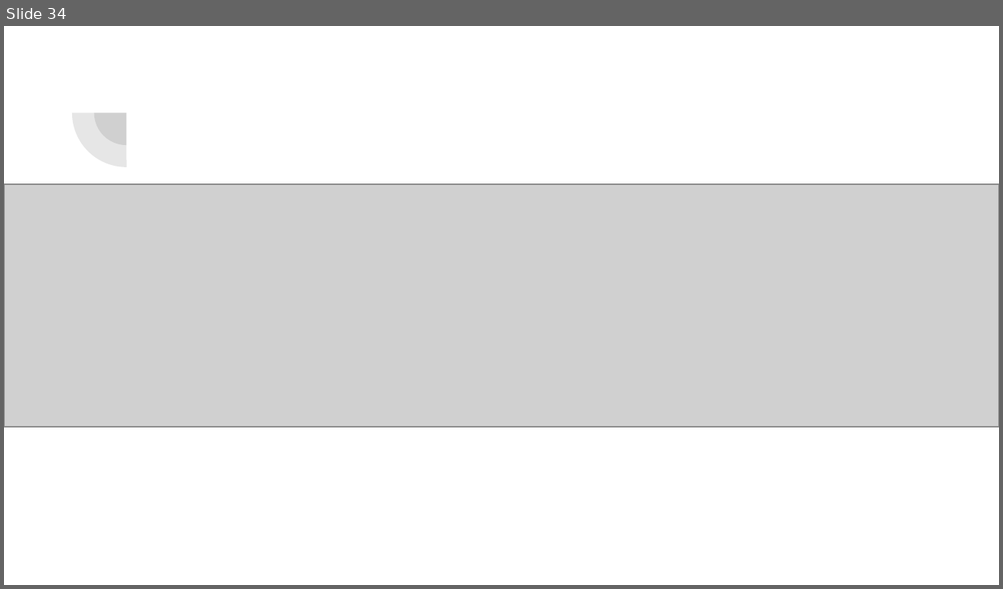
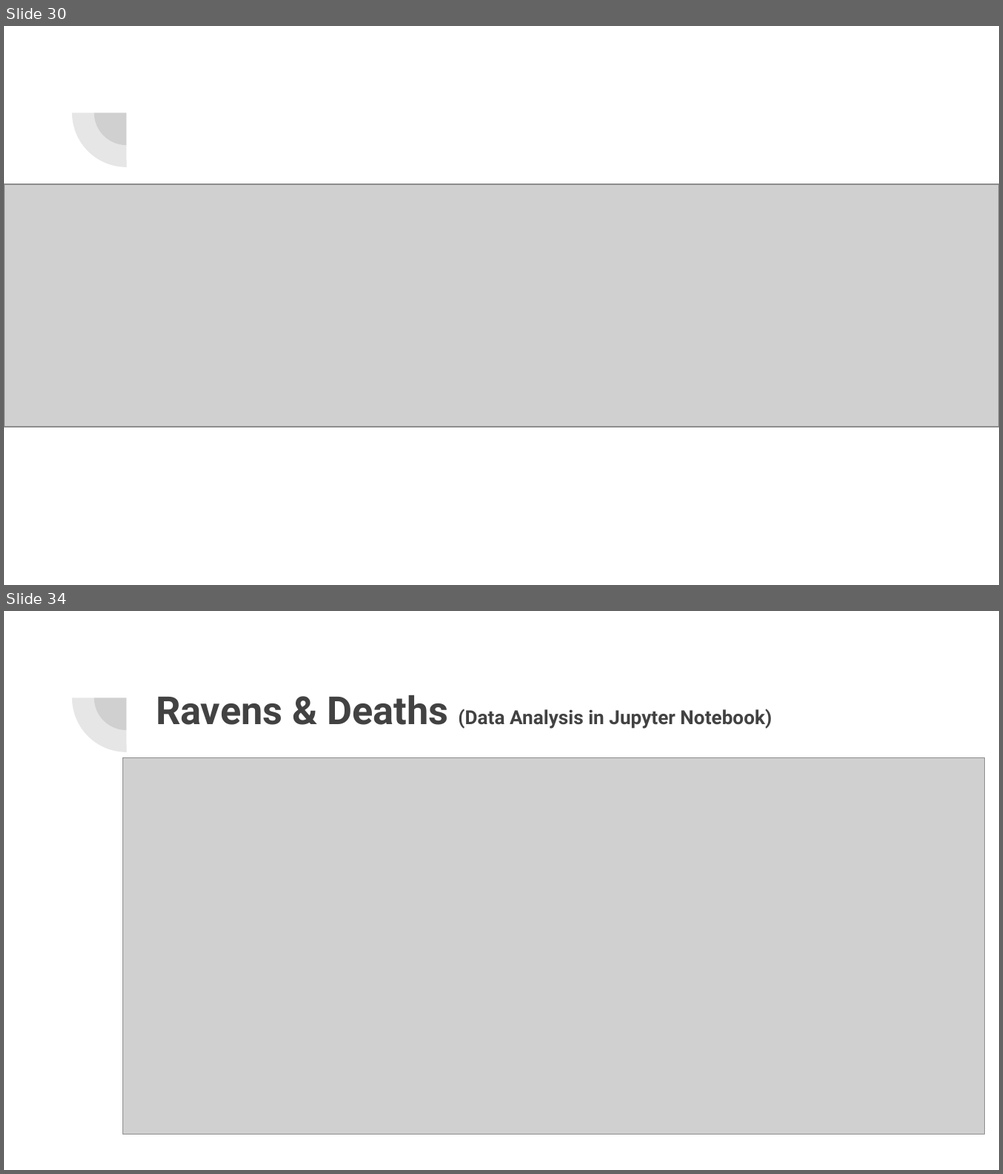
Before and after one commit to nix1228/Retro-Fireballs, a slide deck: Presentation/Retro Fireballs.pptx. Shown one above the other, each under a label of ours: slide 34 before the commit, slides 30 and 34 after it; the slides between them are not shown. The pictures are 1003x589 and 1003x1174 pixels, drawn with LibreOffice and Linux fonts; fonts in the diff are those of the drawing; grey boxes stand for pictures. Boxes give left, top, right and bottom in pixels: in the first picture for what was removed or moved away, otherwise in the second. Text is boxed around its words. In the diff, an @@ line names an element or a change of style, - is before the commit and + after.

```diff
--- a/Presentation/Retro Fireballs.pptx
+++ b/Presentation/Retro Fireballs.pptx
@@ slide 34 added at <box>4,611,999,1170</box>, background #FFFFFF; not listed: 2 template elements that a slide beside it also shows @@
@@ title added at <box>156,695,771,729</box>, 14 pt, text #424242, bold @@
+Ravens & Deaths (Data Analysis in Jupyter Notebook)
@@ picture added at <box>122,758,984,1135</box> @@
@@ what was slide 34 is now slide 30 @@
```
Also in this commit, not shown: 1 slide changed, 7 other slides added.
